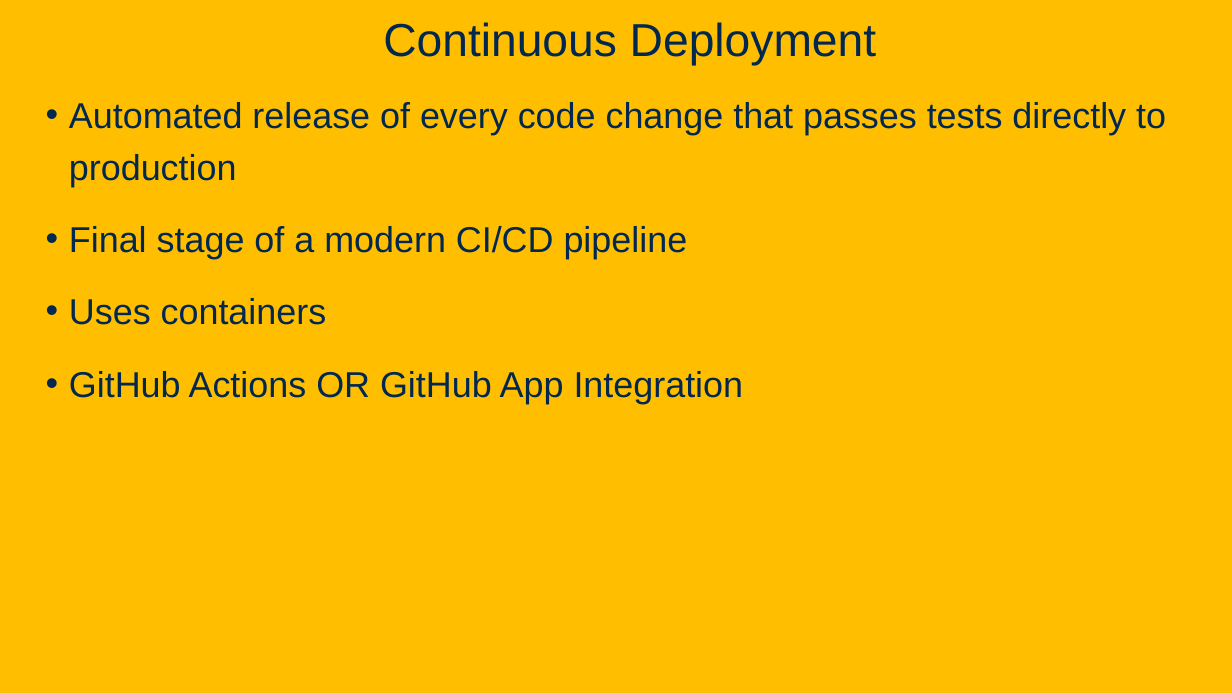
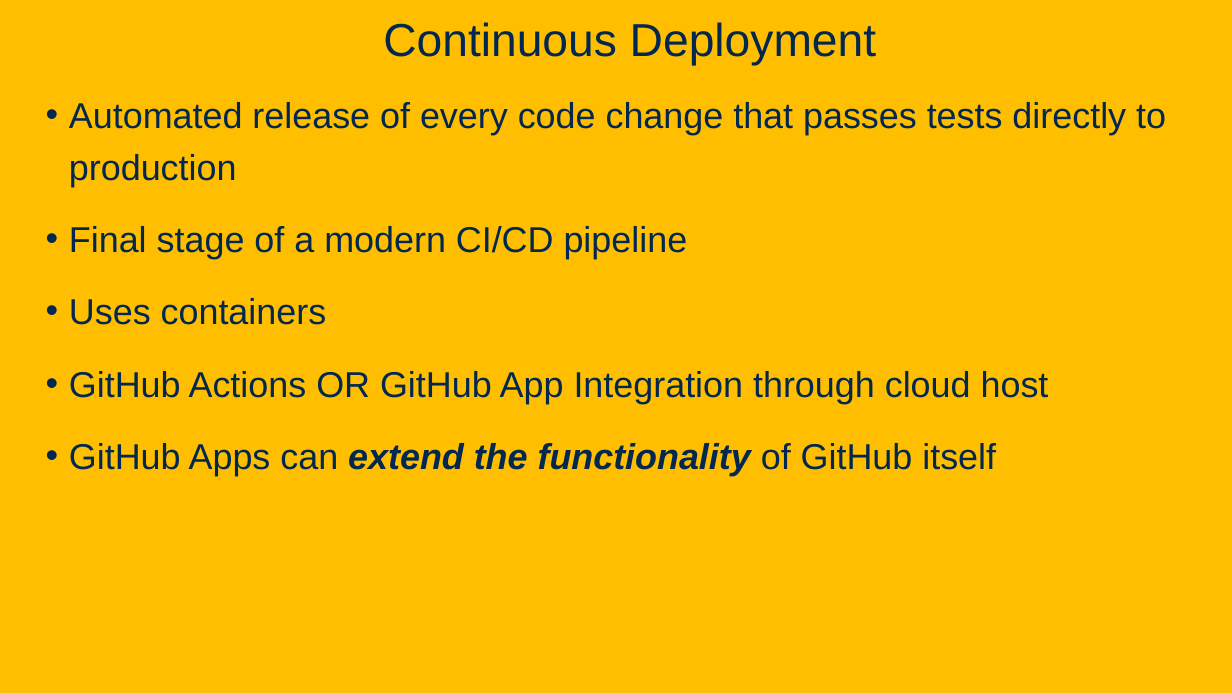
Before and after one commit to davsec-teaching/ecs160-f25, a slide deck: slide 95 of slides/6_software_architecture.pptx. Drawn at 1232x693 pixels with LibreOffice and Linux fonts; fonts in the diff are those of the drawing; background and template pictures are left out. Boxes give left, top, right and bottom in pixels: in the first picture for what was removed or moved away, otherwise in the second. Text is boxed around its words. In the diff, an @@ line names an element or a change of style, - is before the commit and + after.

```diff
--- a/slides/6_software_architecture.pptx
+++ b/slides/6_software_architecture.pptx
@@ text at (69,371,1049,476): text changed @@
-• GitHub Actions OR GitHub App Integration
+• GitHub Actions OR GitHub App Integration through cloud host
+• GitHub Apps can extend the functionality of GitHub itself
```
Also in this commit, not shown: 3 other slides changed, 1 slide added, 1 slide removed, 2 other files.
